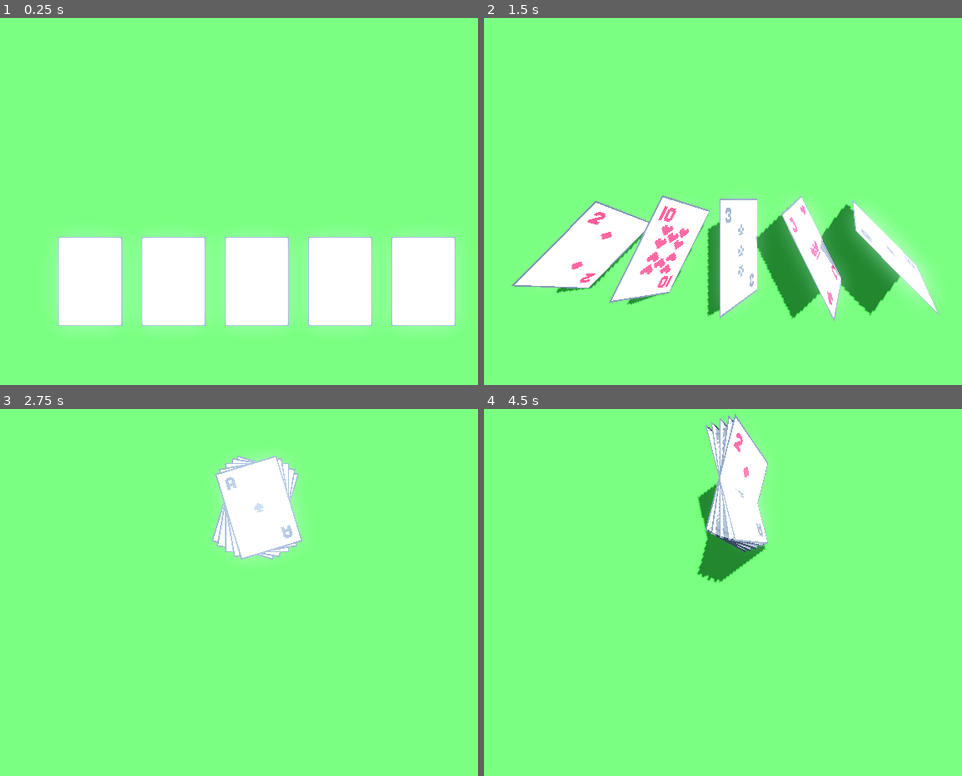
Above: before the commit, frames 1-4 (two rows, left to right).
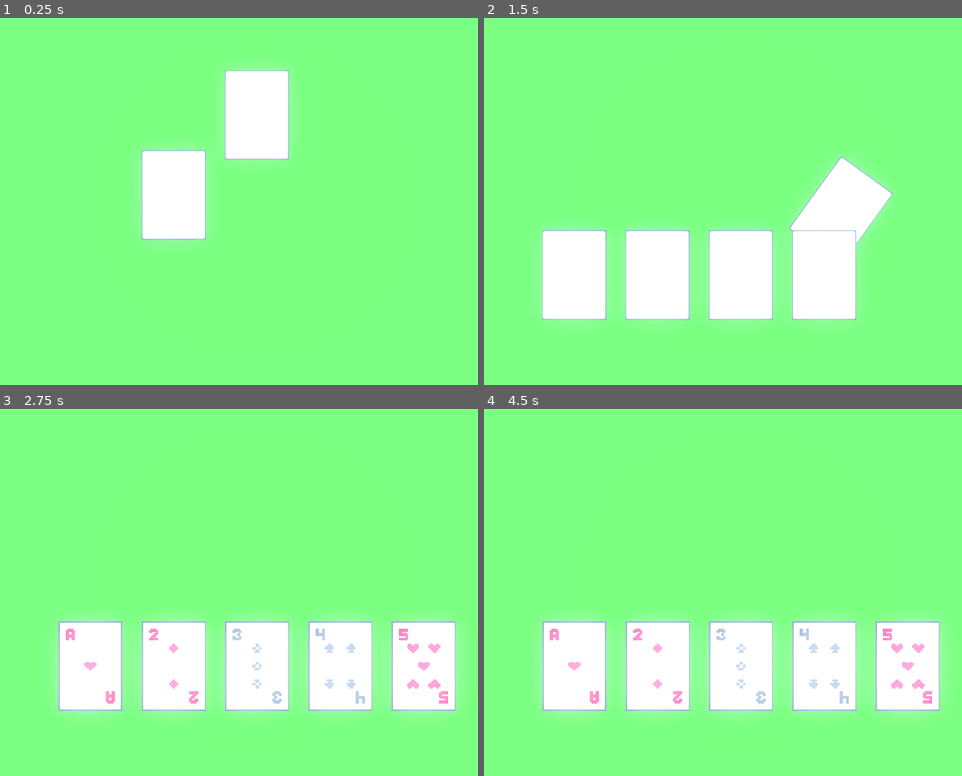
Above: after the commit, the same moments.

Repository: kjerosky/jacks-or-better
Game: Godot game, scene res://game.tscn
Two runs of this game, one before a commit and one after it. Both use one fixed random seed, a clock stepped at 60 frames per second and the inputs below.
Inputs:
- Up to frame 1 (0.25 s): no input
- Up to frame 2 (1.5 s): tap Space (TEMP_action) at 0.6, 1.35 s
- Up to frame 3 (2.75 s): tap Space (TEMP_action) at 2.1 s
- Up to frame 4 (4.5 s): tap Space (TEMP_action) at 2.85, 3.6, 4.35 s

The runs differ from the first frame. In frame 1, 24% of the frame differs, in the area x 12-96%, y 13-85%; in frame 2, 17%; in frame 3, 22%; in frame 4, 23%.

Commit message:
Add dealer and card toss animations

Diff:
--- a/card.gd
+++ b/card.gd
@@ -11,37 +11,28 @@
 static var half_flip_z_angle_delta := -90.0
 static var full_flip_z_angle_delta := -180.0
 
+static var half_toss_seconds := 0.25
+static var half_toss_y_angle_delta := -179.9
+static var full_toss_y_angle_delta := -360.0
+
 static var rotate_before_slide_seconds := 0.5
 static var slide_move_seconds := 1.0
 static var straighten_seconds := 0.5
 
 
 func _ready():
-	face_material = face_mesh.get_active_material(0)
-
-	#TODO REMOVE THIS AND SETUP EXTERNALLY
-	var rank := randi() % 13
-	var suit := randi() % 4
-	setup(rank, suit)
-
-
-func _process(_delta):
-	if Input.is_action_just_pressed("TEMP_action"):
-		flip(func():
-			slide_to(Vector3(0, 0, -3.25), func():
-				straighten(func(): pass)
-			)
-		)
+	pass
 
 
 func setup(rank: int, suit: int):
+	face_material = face_mesh.get_active_material(0)
 	flip_pivot.rotation_degrees.z = -180.0
 
 	face_material.uv1_offset.x = 1.0 / 14 * rank
 	face_material.uv1_offset.y = 1.0 / 4 * suit
 
 
-func flip(callback: Callable):
+func flip(start_delay_seconds: float, callback: Callable):
 	if flip_pivot.rotation_degrees.z <= -360.0:
 		flip_pivot.rotation_degrees.z += 360.0
 
@@ -52,8 +43,8 @@
 
 	var flip_tween := create_tween()
 	flip_tween.set_parallel(true)
-	flip_tween.tween_property(flip_pivot, "rotation_degrees", pivot_halfway_rotation_degrees, half_flip_seconds)
-	flip_tween.tween_property(self, "position", start_position + half_flip_position_offset, half_flip_seconds)
+	flip_tween.tween_property(flip_pivot, "rotation_degrees", pivot_halfway_rotation_degrees, half_flip_seconds).set_delay(start_delay_seconds)
+	flip_tween.tween_property(self, "position", start_position + half_flip_position_offset, half_flip_seconds).set_delay(start_delay_seconds)
 	flip_tween.chain()
 	flip_tween.tween_property(flip_pivot, "rotation_degrees", pivot_final_rotation_degrees, half_flip_seconds)
 	flip_tween.tween_property(self, "position", start_position, half_flip_seconds)
@@ -74,6 +65,24 @@
 	slide_tween.tween_callback(callback)
 
 
+func toss_to(destination: Vector3, start_delay_seconds: float, callback: Callable):
+	var final_position_offset := destination - global_position
+	var halfway_position := global_position + 0.5 * final_position_offset
+
+	var halfway_rotation_degrees = rotation_degrees + Vector3(0, half_toss_y_angle_delta, 0)
+	var final_rotation_degrees = rotation_degrees + Vector3(0, full_toss_y_angle_delta, 0)
+
+	var toss_tween := create_tween()
+	toss_tween.set_parallel(true)
+	toss_tween.tween_property(self, "rotation_degrees", halfway_rotation_degrees, half_toss_seconds).set_delay(start_delay_seconds)
+	toss_tween.tween_property(self, "global_position", halfway_position, half_toss_seconds).set_delay(start_delay_seconds)
+	toss_tween.chain()
+	toss_tween.tween_property(self, "rotation_degrees", final_rotation_degrees, half_toss_seconds)
+	toss_tween.tween_property(self, "global_position", destination, half_toss_seconds)
+	toss_tween.chain()
+	toss_tween.tween_callback(callback)
+
+
 func straighten(callback: Callable):
 	var straighten_tween := create_tween()
 	straighten_tween.tween_property(self, "quaternion", Quaternion.IDENTITY, straighten_seconds)
--- /dev/null
+++ b/dealer.gd
@@ -0,0 +1,27 @@
+class_name Dealer
+extends Node3D
+
+@export var card_scene : PackedScene
+
+var cards : Array[Card] = []
+
+var cards_exist := false
+
+
+func _ready():
+	for i in 5:
+		var new_card : Card = card_scene.instantiate()
+		new_card.setup(i % 13, i % 4)
+		new_card.position = position
+		cards.push_back(new_card)
+
+
+func _process(_delta):
+	if not cards_exist:
+		cards_exist = true
+		for i in cards.size():
+			var card := cards[i]
+			get_tree().root.add_child(card)
+			card.toss_to(Vector3(i * 3.25 - 6.5, 0, 3), i * 0.3, func():
+				card.flip((cards.size() - 1 - i) * 0.3 + 0.1 * i, func(): pass)
+			)
--- a/game.tscn
+++ b/game.tscn
@@ -1,6 +1,7 @@
-[gd_scene load_steps=7 format=3 uid="uid://u44he82bojkb"]
+[gd_scene load_steps=8 format=3 uid="uid://u44he82bojkb"]
 
 [ext_resource type="PackedScene" uid="uid://2hvjs54mv15j" path="res://card.tscn" id="1_7acmb"]
+[ext_resource type="Script" path="res://dealer.gd" id="1_wbkd3"]
 
 [sub_resource type="ProceduralSkyMaterial" id="ProceduralSkyMaterial_qu0ad"]
 sky_horizon_color = Color(0.64625, 0.65575, 0.67075, 1)
@@ -38,17 +39,7 @@
 transform = Transform3D(1, 0, 0, 0, 1, 0, 0, 0, 1, 2.08165e-12, -0.1, 2.08165e-12)
 mesh = SubResource("PlaneMesh_y32nr")
 
-[node name="Card1" parent="." instance=ExtResource("1_7acmb")]
-transform = Transform3D(1, 0, 0, 0, 1, 0, 0, 0, 1, -6.5, 2.08165e-12, 3.25)
-
-[node name="Card2" parent="." instance=ExtResource("1_7acmb")]
-transform = Transform3D(1, 0, 0, 0, 1, 0, 0, 0, 1, -3.25, 2.08165e-12, 3.25)
-
-[node name="Card3" parent="." instance=ExtResource("1_7acmb")]
-transform = Transform3D(1, 0, 0, 0, 1, 0, 0, 0, 1, 2.08165e-12, 2.08165e-12, 3.25)
-
-[node name="Card4" parent="." instance=ExtResource("1_7acmb")]
-transform = Transform3D(1, 0, 0, 0, 1, 0, 0, 0, 1, 3.25, 2.08165e-12, 3.25)
-
-[node name="Card5" parent="." instance=ExtResource("1_7acmb")]
-transform = Transform3D(1, 0, 0, 0, 1, 0, 0, 0, 1, 6.5, 2.08165e-12, 3.25)
+[node name="Dealer" type="Node3D" parent="."]
+transform = Transform3D(1, 0, 0, 0, 1, 0, 0, 0, 1, 2.08165e-12, 2.08165e-12, -3.25)
+script = ExtResource("1_wbkd3")
+card_scene = ExtResource("1_7acmb")
